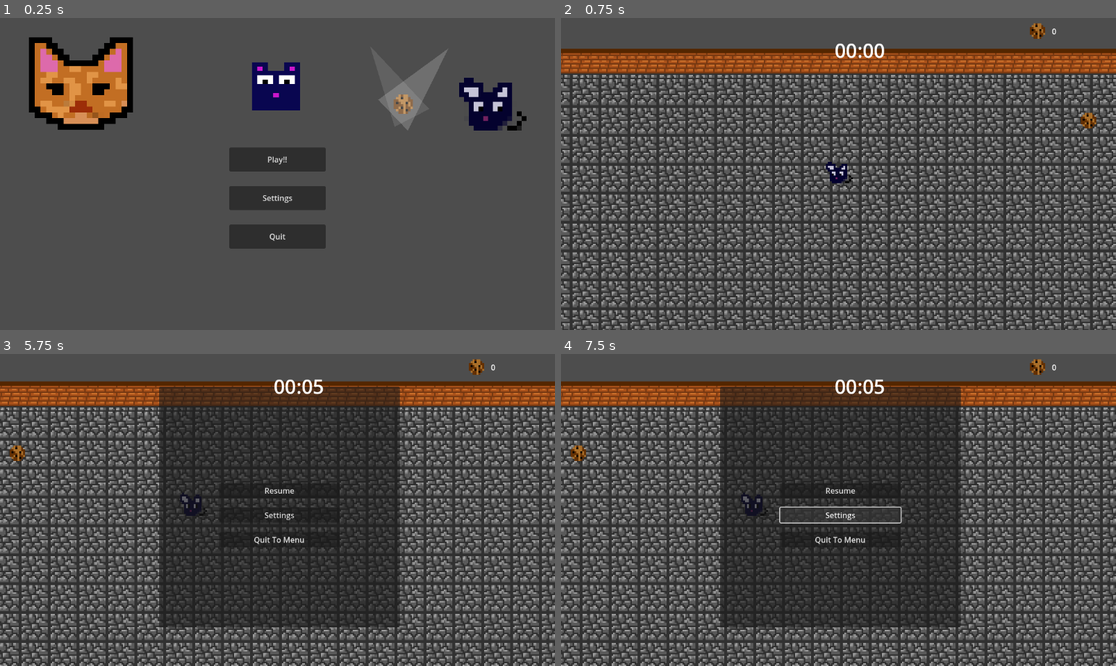
Above: before the commit, frames 1-4 (two rows, left to right).
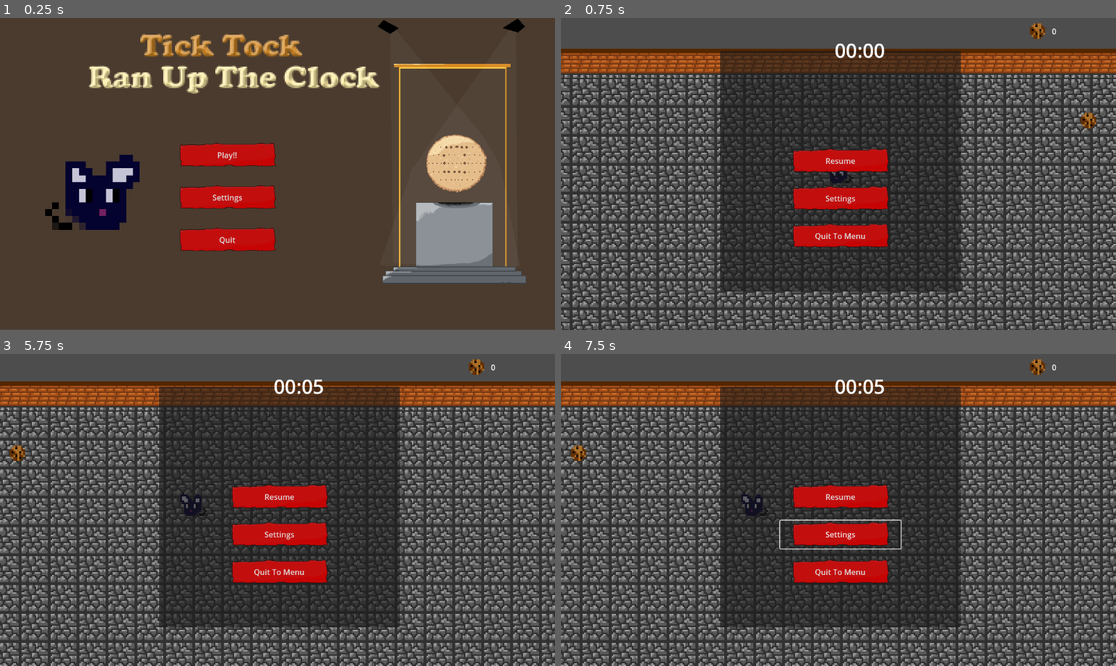
Above: after the commit, the same moments.

Repository: lakshraja/brackeys_jam_submission2025
Game: Godot game, scene res://scenes/levels/Main.tscn
The game is run twice, just before and just after one commit, with the same random seed, the same clock (stepped at 60 frames per second) and the same inputs.
Inputs (mouse positions are in pixels of both pictures, inside the frame that each line leads up to):
- Up to frame 1 (0.25 s): no input
- Up to frame 2 (0.75 s): click "Play!!" at 0.5 s
- Up to frame 3 (5.75 s): click (277, 497) at 1.25 s, where only the run after the commit has a clickable "Resume"; tap Enter at 2 s; hold Right (right) 2.03-2.78 s; hold E (interact) 2.03-2.78 s; hold Down (down) 2.78-3.53 s; tap E (interact) at 2.85, 4.35 s; hold Right (right) 3.53-4.28 s; hold E (interact) 3.53-4.28 s; hold Up (up) 4.28-5.03 s; hold Left (left) from 5.03 s (still down); hold E (interact) from 5.03 s (still down); tap Escape (escape) at 5.65 s
- Up to frame 4 (7.5 s): release E (interact) at 5.78 s; tap E (interact) at 5.85 s; tap Space at 6.5 s; release Left (left) at 6.53 s; hold Down (down) 6.53-7.25 s; hold E (interact) 6.53-7.25 s; click "Settings" at 7.25 s

The runs differ from the first frame. In frame 1, 91% of the frame differs, in the area x 0-100%, y 0-100%; in frame 2, 21%; in frame 3, 3.7%; in frame 4, 4.0%.

Commit message:
added mainmenu, sfx

Diff:
--- a/scenes/PauseMenu.tscn
+++ b/scenes/PauseMenu.tscn
@@ -1,10 +1,10 @@
-[gd_scene load_steps=2 format=3 uid="uid://db5s683v0mljb"]
+[gd_scene load_steps=3 format=3 uid="uid://db5s683v0mljb"]
 
 [ext_resource type="Script" uid="uid://4rny7ra6brfc" path="res://scripts/pausemenu.gd" id="1_jvnd5"]
+[ext_resource type="Texture2D" uid="uid://blt8b0gh5uoyk" path="res://assets/button tile.png" id="2_g4jo0"]
 
 [node name="PauseMenu" type="Control"]
 process_mode = 3
-visible = false
 layout_mode = 3
 anchors_preset = 0
 script = ExtResource("1_jvnd5")
@@ -40,17 +40,26 @@
 
 [node name="ResumeButton" type="Button" parent="Panel/VBoxContainer"]
 layout_mode = 2
+theme_type_variation = &"FlatButton"
 text = "Resume
 "
+icon = ExtResource("2_g4jo0")
+icon_alignment = 1
 
 [node name="SettingsButton" type="Button" parent="Panel/VBoxContainer"]
 layout_mode = 2
+theme_type_variation = &"FlatButton"
 text = "Settings
 "
+icon = ExtResource("2_g4jo0")
+icon_alignment = 1
 
 [node name="QuitToMenuButton" type="Button" parent="Panel/VBoxContainer"]
 layout_mode = 2
+theme_type_variation = &"FlatButton"
 text = "Quit To Menu"
+icon = ExtResource("2_g4jo0")
+icon_alignment = 1
 
 [connection signal="pressed" from="Panel/VBoxContainer/ResumeButton" to="." method="_on_resume_button_pressed"]
 [connection signal="pressed" from="Panel/VBoxContainer/SettingsButton" to="." method="_on_settings_button_pressed"]
--- a/scenes/levels/MainMenu.tscn
+++ b/scenes/levels/MainMenu.tscn
@@ -1,8 +1,66 @@
-[gd_scene load_steps=4 format=3 uid="uid://41ye8bgqhmmf"]
+[gd_scene load_steps=13 format=3 uid="uid://41ye8bgqhmmf"]
 
 [ext_resource type="Script" uid="uid://nt4kyd6ltuuw" path="res://scripts/menu.gd" id="1_4xtjk"]
-[ext_resource type="Texture2D" uid="uid://b8yn4eadymmqn" path="res://assets/my_mouse.png" id="2_4g3rc"]
-[ext_resource type="PackedScene" uid="uid://bp32yehpy7xtx" path="res://scenes/MainMenuBackground.tscn" id="2_hyrlu"]
+[ext_resource type="Texture2D" uid="uid://cqle1jfxudgw" path="res://assets/main menu .png" id="2_agb1x"]
+[ext_resource type="Texture2D" uid="uid://blt8b0gh5uoyk" path="res://assets/button tile.png" id="3_ue4lf"]
+[ext_resource type="Texture2D" uid="uid://bnjvaicies73d" path="res://assets/mouse.png" id="4_7rblo"]
+
+[sub_resource type="AtlasTexture" id="AtlasTexture_ov3pg"]
+atlas = ExtResource("4_7rblo")
+region = Rect2(0, 0, 20, 16)
+
+[sub_resource type="AtlasTexture" id="AtlasTexture_81rgk"]
+atlas = ExtResource("4_7rblo")
+region = Rect2(20, 0, 20, 16)
+
+[sub_resource type="AtlasTexture" id="AtlasTexture_a6001"]
+atlas = ExtResource("4_7rblo")
+region = Rect2(40, 0, 20, 16)
+
+[sub_resource type="AtlasTexture" id="AtlasTexture_orblh"]
+atlas = ExtResource("4_7rblo")
+region = Rect2(60, 0, 20, 16)
+
+[sub_resource type="AtlasTexture" id="AtlasTexture_u4trl"]
+atlas = ExtResource("4_7rblo")
+region = Rect2(80, 0, 20, 16)
+
+[sub_resource type="AtlasTexture" id="AtlasTexture_5ywnx"]
+atlas = ExtResource("4_7rblo")
+region = Rect2(100, 0, 20, 16)
+
+[sub_resource type="AtlasTexture" id="AtlasTexture_4oe1x"]
+atlas = ExtResource("4_7rblo")
+region = Rect2(120, 0, 20, 16)
+
+[sub_resource type="SpriteFrames" id="SpriteFrames_rm5il"]
+animations = [{
+"frames": [{
+"duration": 5.0,
+"texture": SubResource("AtlasTexture_ov3pg")
+}, {
+"duration": 5.0,
+"texture": SubResource("AtlasTexture_81rgk")
+}, {
+"duration": 5.0,
+"texture": SubResource("AtlasTexture_a6001")
+}, {
+"duration": 5.0,
+"texture": SubResource("AtlasTexture_orblh")
+}, {
+"duration": 5.0,
+"texture": SubResource("AtlasTexture_u4trl")
+}, {
+"duration": 5.0,
+"texture": SubResource("AtlasTexture_5ywnx")
+}, {
+"duration": 5.0,
+"texture": SubResource("AtlasTexture_4oe1x")
+}],
+"loop": true,
+"name": &"default",
+"speed": 5.0
+}]
 
 [node name="MainMenu" type="CanvasLayer"]
 script = ExtResource("1_4xtjk")
@@ -17,15 +75,16 @@
 script = ExtResource("1_4xtjk")
 
 [node name="VBoxContainer" type="VBoxContainer" parent="Control"]
+top_level = true
 layout_mode = 1
 anchors_preset = -1
 anchor_left = 0.5
 anchor_top = 0.5
 anchor_right = 0.5
 anchor_bottom = 0.5
-offset_left = -100.0
-offset_top = -55.0
-offset_right = 100.0
+offset_left = -202.0
+offset_top = -57.0
+offset_right = -6.0
 offset_bottom = 155.0
 grow_horizontal = 2
 grow_vertical = 2
@@ -35,35 +94,62 @@
 [node name="PlayButton" type="Button" parent="Control/VBoxContainer"]
 custom_minimum_size = Vector2(0, 50)
 layout_mode = 2
+theme_type_variation = &"FlatButton"
 text = "Play!!
 "
+icon = ExtResource("3_ue4lf")
+icon_alignment = 1
 
 [node name="SettingsButton" type="Button" parent="Control/VBoxContainer"]
 custom_minimum_size = Vector2(0, 50)
 layout_mode = 2
+theme_type_variation = &"FlatButton"
 text = "Settings"
+icon = ExtResource("3_ue4lf")
+icon_alignment = 1
 
 [node name="QuitButton" type="Button" parent="Control/VBoxContainer"]
 custom_minimum_size = Vector2(0, 50)
 layout_mode = 2
+theme_type_variation = &"FlatButton"
 text = "Quit
 "
+icon = ExtResource("3_ue4lf")
+icon_alignment = 1
 
-[node name="MainMenuBackground" parent="Control" instance=ExtResource("2_hyrlu")]
-position = Vector2(837, 179)
+[node name="TextureRect2" type="TextureRect" parent="Control"]
+offset_top = -1.0
+offset_right = 1152.0
+offset_bottom = 647.0
+texture = ExtResource("2_agb1x")
 
-[node name="TextureRect" type="TextureRect" parent="Control"]
-layout_mode = 1
-anchors_preset = 5
-anchor_left = 0.5
-anchor_right = 0.5
-offset_left = -53.0
-offset_top = 92.0
-offset_right = -13.0
-offset_bottom = 132.0
-grow_horizontal = 2
-scale = Vector2(2.5, 2.5)
-texture = ExtResource("2_4g3rc")
+[node name="AnimatedSprite2D" type="AnimatedSprite2D" parent="."]
+position = Vector2(150, 369)
+scale = Vector2(14.05, 14.125)
+sprite_frames = SubResource("SpriteFrames_rm5il")
+autoplay = "default"
+frame_progress = 0.0925657
+flip_h = true
+
+[node name="Polygon2D" type="Polygon2D" parent="."]
+position = Vector2(-20, 18)
+rotation = 0.0051737
+color = Color(1, 1, 1, 0.0392157)
+polygon = PackedVector2Array(1090.91, -19.6443, 881.489, 285.443, 878.489, 285.459, 810, 492, 1097, 498)
+
+[node name="Polygon2D" type="Polygon2D" parent="Polygon2D"]
+color = Color(1, 1, 1, 0.0392157)
+polygon = PackedVector2Array(829.948, -12.294, 1025.17, 223.699, 1060.49, 284.517, 1102.56, 492.302, 838.534, 487.668)
+
+[node name="Polygon2D2" type="Polygon2D" parent="Polygon2D"]
+color = Color(0, 0, 0, 1)
+polygon = PackedVector2Array(815.917, -18.2215, 848.004, -1.38732, 830.067, 10.7056, 803.989, -4.15964)
+
+[node name="Polygon2D" type="Polygon2D" parent="Polygon2D/Polygon2D2"]
+position = Vector2(-175.915, 16.9104)
+scale = Vector2(1.16526, 1.63354)
+color = Color(0, 0, 0, 1)
+polygon = PackedVector2Array(1090.58, -24.2267, 1063.21, -11.8822, 1090.71, -6.4741, 1103.53, -13.8675)
 
 [connection signal="pressed" from="Control/VBoxContainer/PlayButton" to="." method="_on_play_button_pressed"]
 [connection signal="pressed" from="Control/VBoxContainer/SettingsButton" to="." method="_on_settings_button_pressed"]
Not shown, changed: assets/sfx/click_sound.wav.import
Not shown, changed: assets/sfx/click_sound_2.wav.import
Not shown: 1 places in scenes/AudioManager.tscn that only renumber resources
Not shown: 1 places in scenes/BouncingCat.tscn that only renumber resources
Not shown, added: assets/sfx/click_sound.wav
Not shown, added: assets/sfx/click_sound_2.wav
